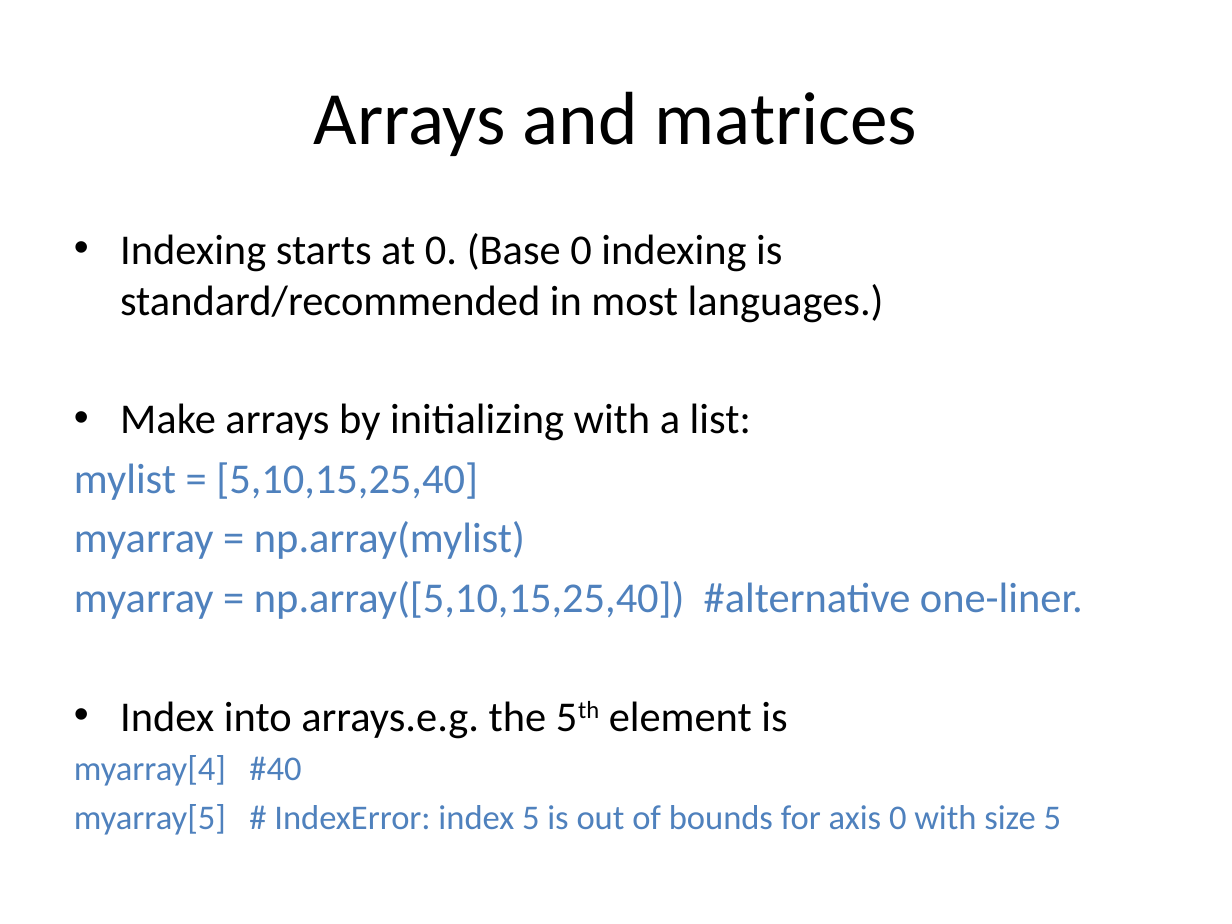
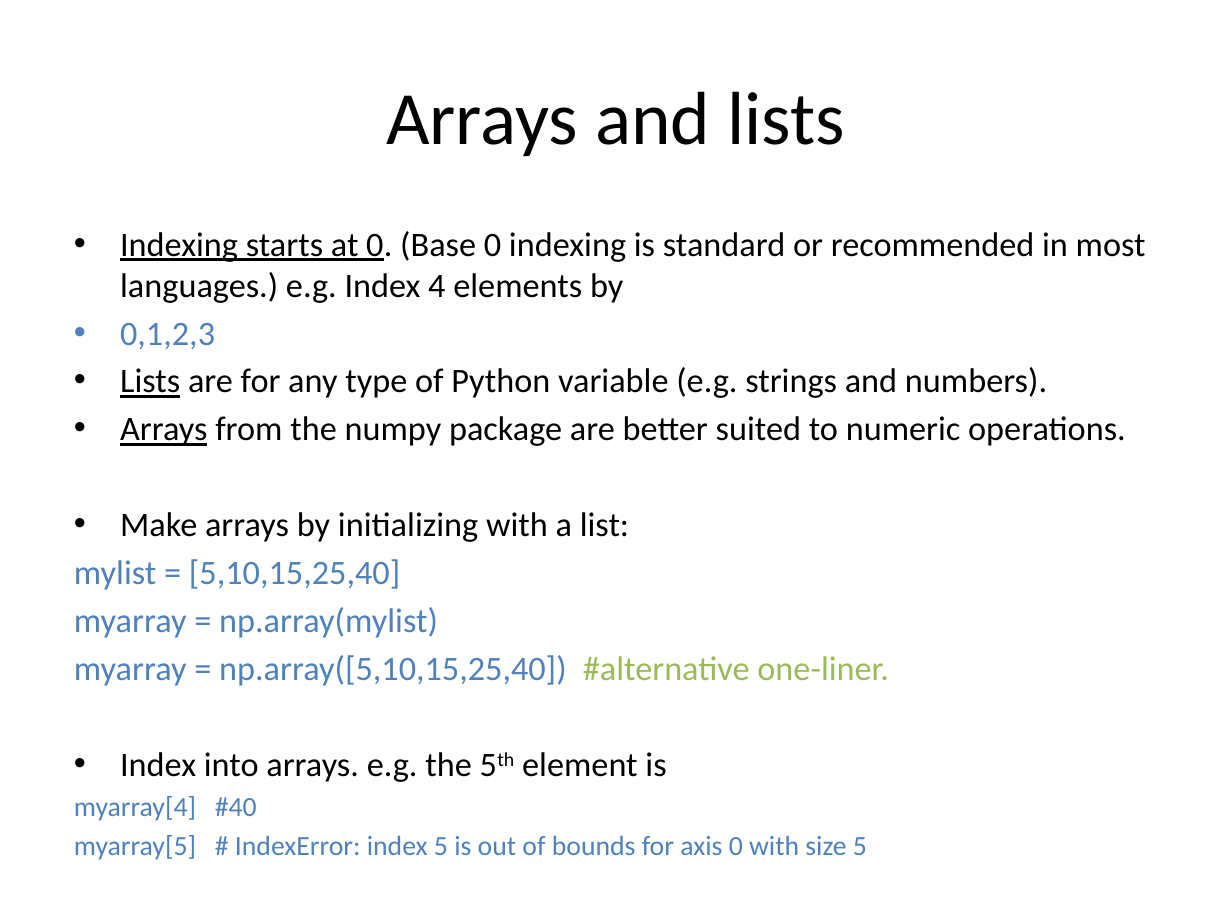
Before and after one commit to pradau/python_for_psychologists, a slide deck: slide 17 of Python_intro_lecture.pptx. Drawn at 1232x924 pixels with LibreOffice and Linux fonts; fonts in the diff are those of the drawing. Boxes give left, top, right and bottom in pixels: in the first picture for what was removed or moved away, otherwise in the second. Text is boxed around its words. In the diff, an @@ line names an element or a change of style, - is before the commit and + after.

Commit message:
python intro

```diff
--- a/Python_intro_lecture.pptx
+++ b/Python_intro_lecture.pptx
@@ title at (386, 91, 845, 156): text changed @@
-Arrays and matrices
+Arrays and lists
@@ text at (120, 231, 1146, 446): text changed; size 24.8 to 20 pt @@
-• Indexing starts at 0. (Base 0 indexing is standard/recommended in most languages.)
+• Indexing starts at 0. (Base 0 indexing is standard or recommended in most languages.) e.g. Index 4 elements by
+• 0,1,2,3
+• Lists are for any type of Python variable (e.g. strings and numbers).
+• Arrays from the numpy package are better suited to numeric operations.
@@ text at (74, 512, 888, 860): size 24.8 to 20 pt in "Make arrays by initializing with a list:", "mylist = [5,10,15,25,40]", "myarray = np.array(mylist)", "myarray = np.array([5,10,15,25,40]) #alternative one-liner."; text colour #4F81BD to #9BBB59 in "#alternative one-liner."; size 20.1 to 16.2 pt in "myarray[4] #40", "myarray[5] # IndexError: index 5 is out ..." @@
@@ text at (120, 752, 666, 782): text changed; size 24.8 to 20 pt @@
-• Index into arrays.e.g. the 5th element is
+• Index into arrays. e.g. the 5th element is
```
Also in this commit, not shown: 15 other slides changed, 1 slide removed.
